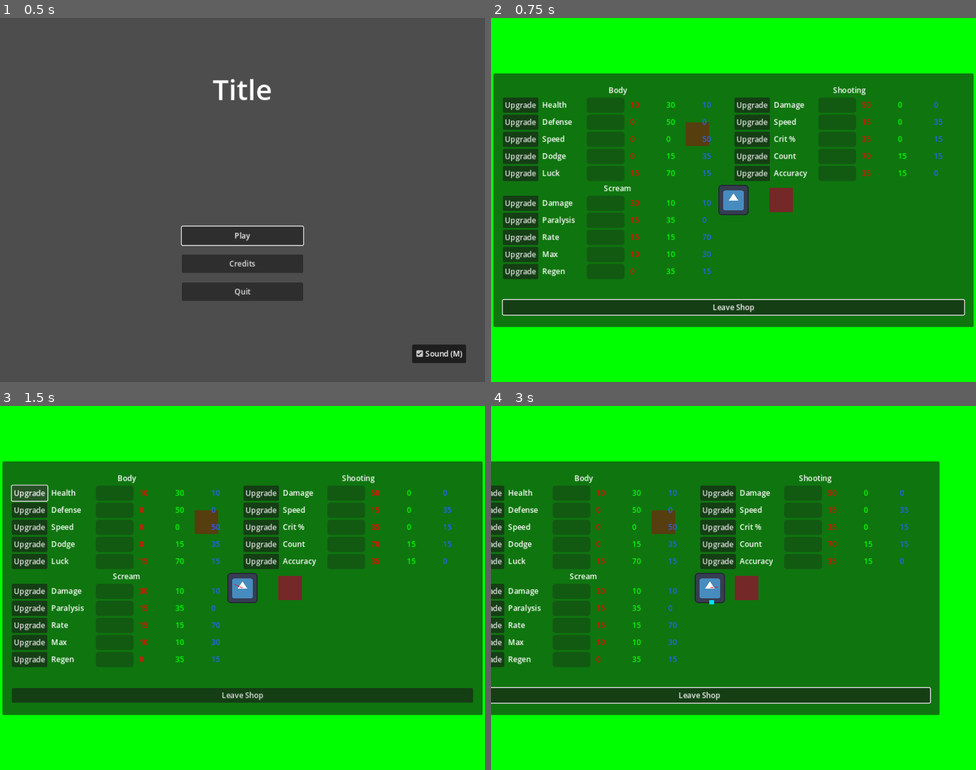
Above: before the commit, frames 1-4 (two rows, left to right).
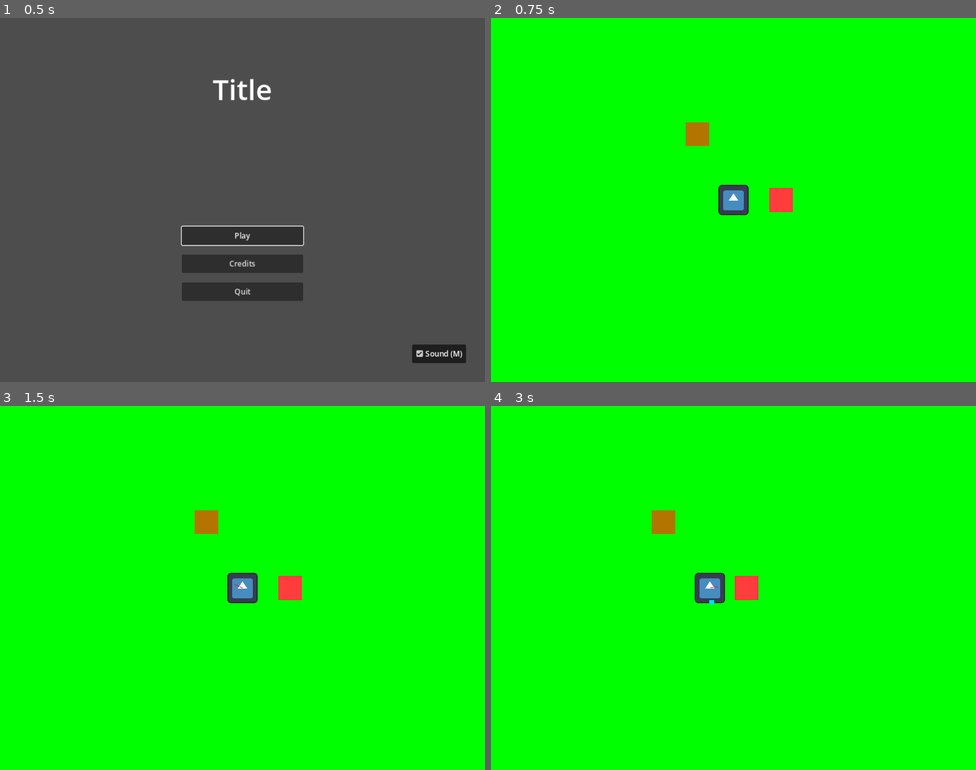
Above: after the commit, the same moments.

Repository: Zereijin/GGJ2023
Game: Godot game, scene res://main_menu/main_menu.tscn
Two runs of this game, one before a commit and one after it. Both use one fixed random seed, a clock stepped at 60 frames per second and the inputs below. The engine's default icon, where the game draws it, is replaced by a stand-in: a white triangle on a blue panel in a dark square.
Inputs (mouse positions are in pixels of both pictures, inside the frame that each line leads up to):
- Up to frame 1 (0.5 s): no input
- Up to frame 2 (0.75 s): click "Play" at 0.5 s
- Up to frame 3 (1.5 s): click (29, 493) at 1.25 s, where only the run before the commit has a clickable "Upgrade"
- Up to frame 4 (3 s): click (733, 693) at 2 s, where only the run before the commit has a clickable "Leave Shop"; tap Enter at 2.75 s; move the mouse to (840, 569) at 2.77 s; hold D (right) from 2.78 s (still down)

Frame 1 is identical in both runs. In frame 2, 69% of the frame differs, in the area x 0-100%, y 15-85%; in frame 3, 69%; in frame 4, 64%.

Commit message:
Delete broken shop panel

Diff:
--- a/game/game.tscn
+++ b/game/game.tscn
@@ -1,8 +1,7 @@
-[gd_scene load_steps=18 format=3 uid="uid://cxstjq63yeytk"]
+[gd_scene load_steps=11 format=3 uid="uid://cxstjq63yeytk"]
 
+[ext_resource type="PackedScene" uid="uid://fsgx46hh0sib" path="res://game/player/player.tscn" id="1_tilxh"]
 [ext_resource type="PackedScene" uid="uid://ba7ivojxn0clg" path="res://game/enemy/potato/potato.tscn" id="6_f1ll7"]
-[ext_resource type="PackedScene" uid="uid://cgwhfduesoojv" path="res://shop/shop_panel.tscn" id="7_bbdrg"]
-[ext_resource type="PackedScene" uid="uid://fsgx46hh0sib" path="res://game/player/player.tscn" id="1_tilxh"]
 
 [sub_resource type="Gradient" id="Gradient_3834j"]
 interpolation_mode = 1
@@ -75,7 +74,4 @@
 [node name="Test Potato" parent="Garden/Objects" instance=ExtResource("6_f1ll7")]
 position = Vector2(-76, -139)
 
-[node name="Control" parent="Garden/Objects" node_paths=PackedStringArray("player") instance=ExtResource("7_bbdrg")]
-player = NodePath("../Player")
-
 [node name="Player" parent="Garden/Objects" instance=ExtResource("1_tilxh")]
